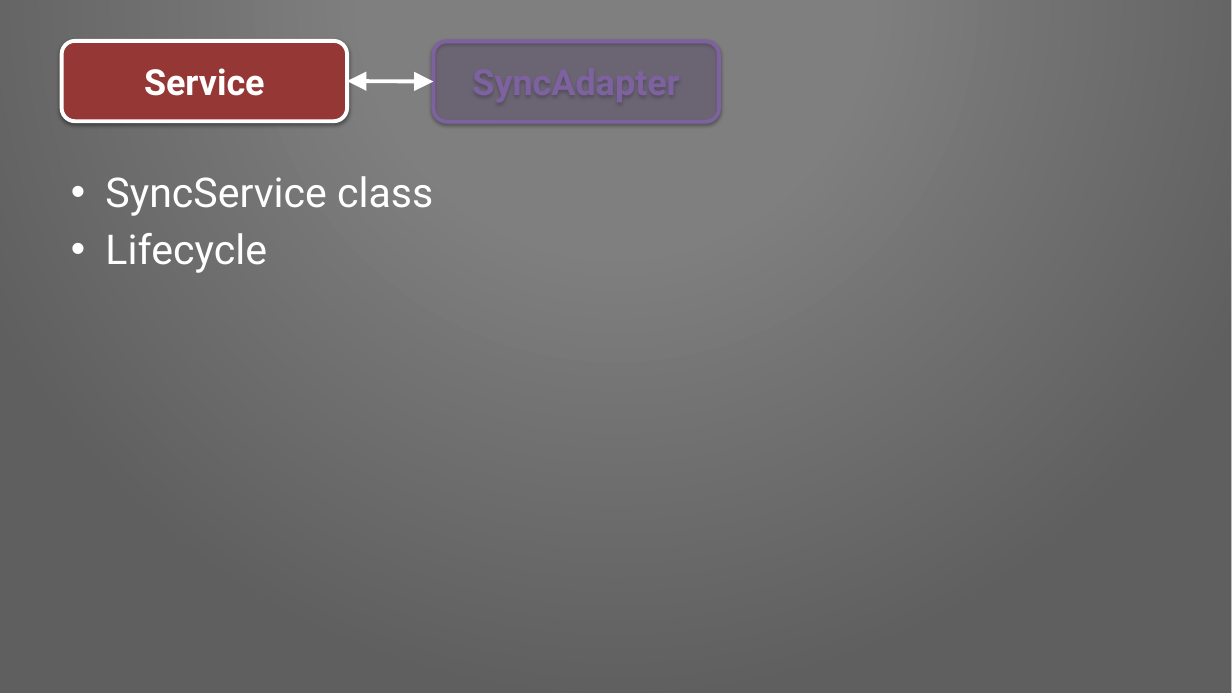
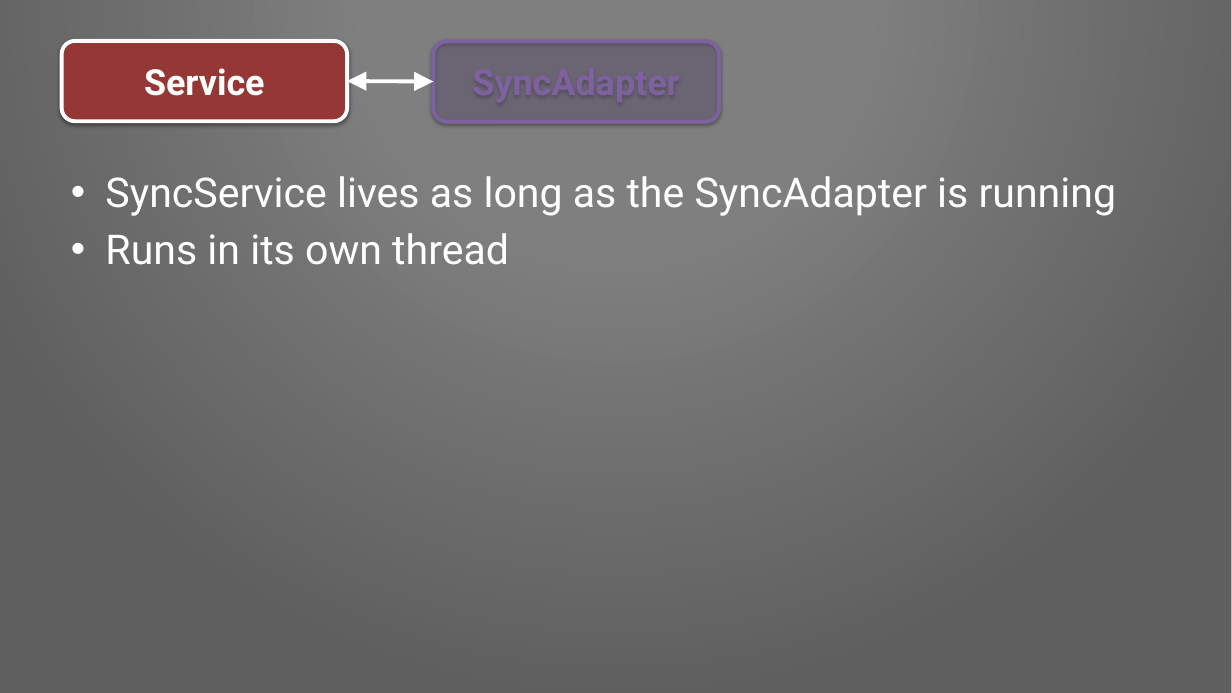
Before and after one commit to Pixplicity/sync-demo, a slide deck: slide 21 of I've been doing some syncing.pptx. Drawn at 1232x693 pixels with LibreOffice and Linux fonts; fonts in the diff are those of the drawing; background and template pictures are left out. Boxes give left, top, right and bottom in pixels: in the first picture for what was removed or moved away, otherwise in the second. Text is boxed around its words. In the diff, an @@ line names an element or a change of style, - is before the commit and + after.

```diff
--- a/I've been doing some syncing.pptx
+++ b/I've been doing some syncing.pptx
@@ text at box(105, 176, 1117, 265): text changed @@
-• SyncService class
-• Lifecycle
+• SyncService lives as long as the SyncAdapter is running
+• Runs in its own thread
```
Also in this commit, not shown: 1 other slide changed.
